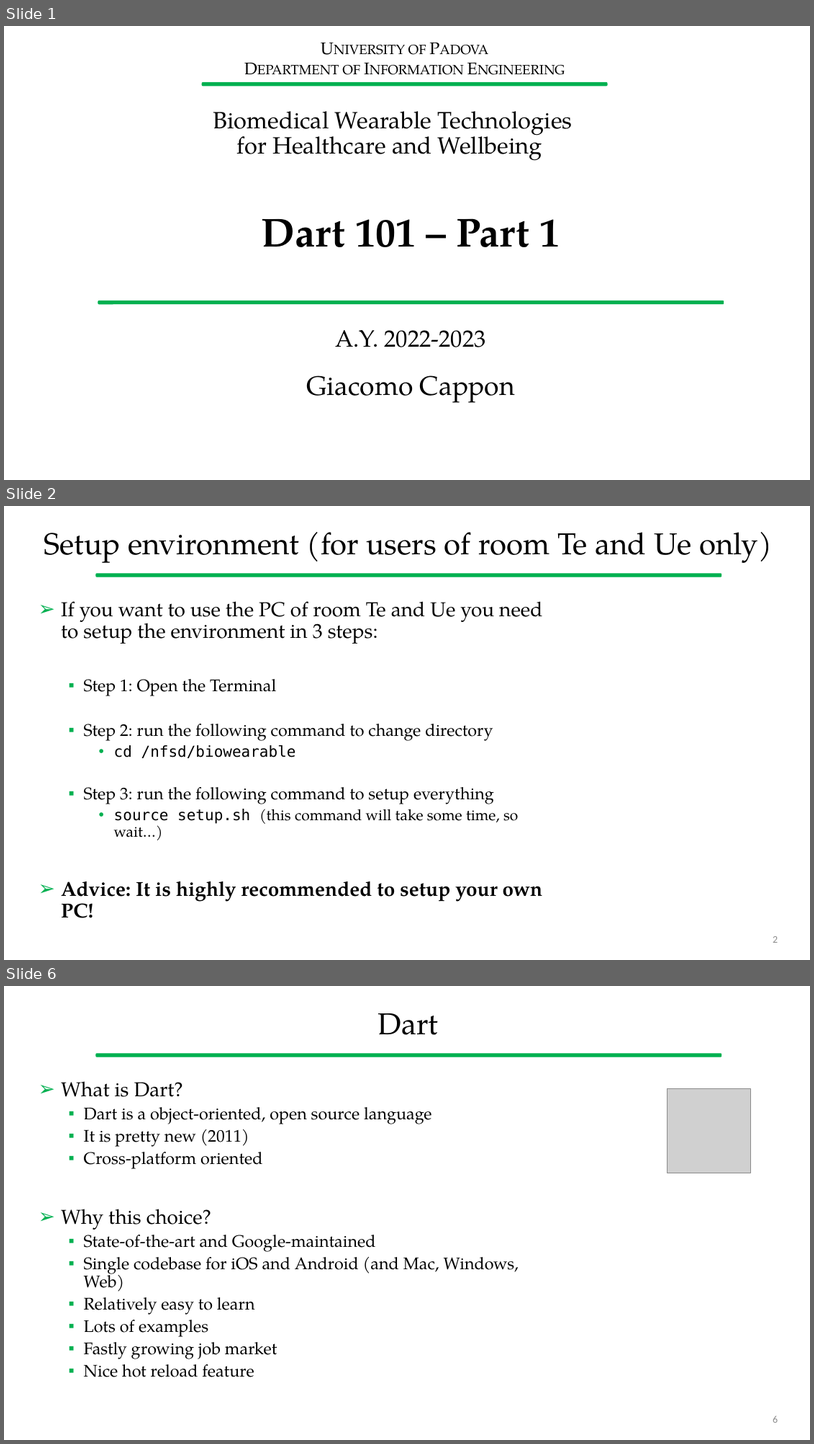
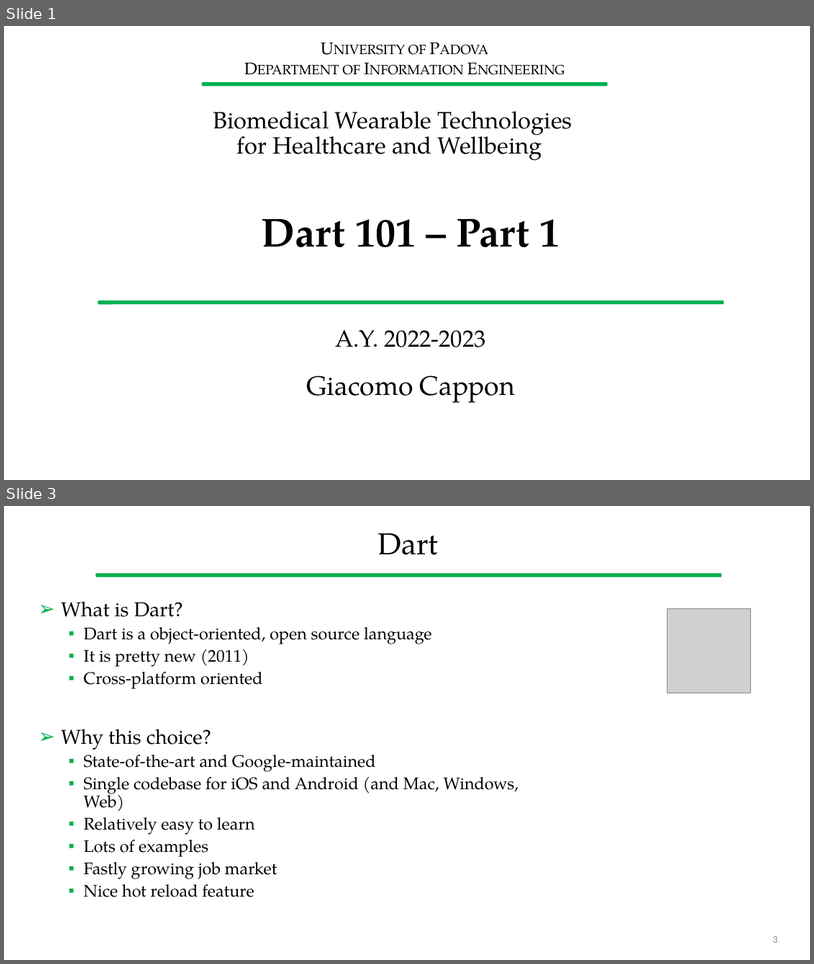
Before and after one commit to gcappon/bwthw, a slide deck: lab_02-dart_101_part_1/lab_02-dart_101_part_1.pptx. Shown one above the other, each under a label of ours: slides 1, 2 and 6 before the commit, slides 1 and 3 after it; the slides between them are not shown. The pictures are 814x1444 and 814x964 pixels, drawn with LibreOffice and Linux fonts; fonts in the diff are those of the drawing; grey boxes stand for pictures; background and template pictures are left out. Boxes give left, top, right and bottom in pixels: in the first picture for what was removed or moved away, otherwise in the second. Text is boxed around its words. In the diff, an @@ line names an element or a change of style, - is before the commit and + after.

```diff
--- a/lab_02-dart_101_part_1/lab_02-dart_101_part_1.pptx
+++ b/lab_02-dart_101_part_1/lab_02-dart_101_part_1.pptx
@@ slide 2 removed at box(4, 506, 810, 960), background #FFFFFF; not listed: 1 template element that a slide beside it also shows @@
@@ title removed at box(44, 532, 772, 563) @@
-Setup environment (for users of room Te and Ue only)
@@ text removed at box(61, 601, 543, 918) @@
-➢ If you want to use the PC of room Te and Ue you need to setup the environment in 3 steps:
-  ▪ Step 1: Open the Terminal
-  ▪ Step 2: run the following command to change directory
-    • cd /nfsd/biowearable
-  ▪ Step 3: run the following command to setup everything
-    • source setup.sh (this command will take some time, so wait…)
-➢ Advice: It is highly recommended to setup your own PC!
@@ page number removed at box(773, 936, 778, 942) @@
-2
@@ what was slide 6 is now slide 3 @@
@@ page number at box(773, 936, 778, 942): text changed @@
-6
+3
```
Also in this commit, not shown: 11 slides changed, 1 slide added, 2 other slides removed, 2 other files.
